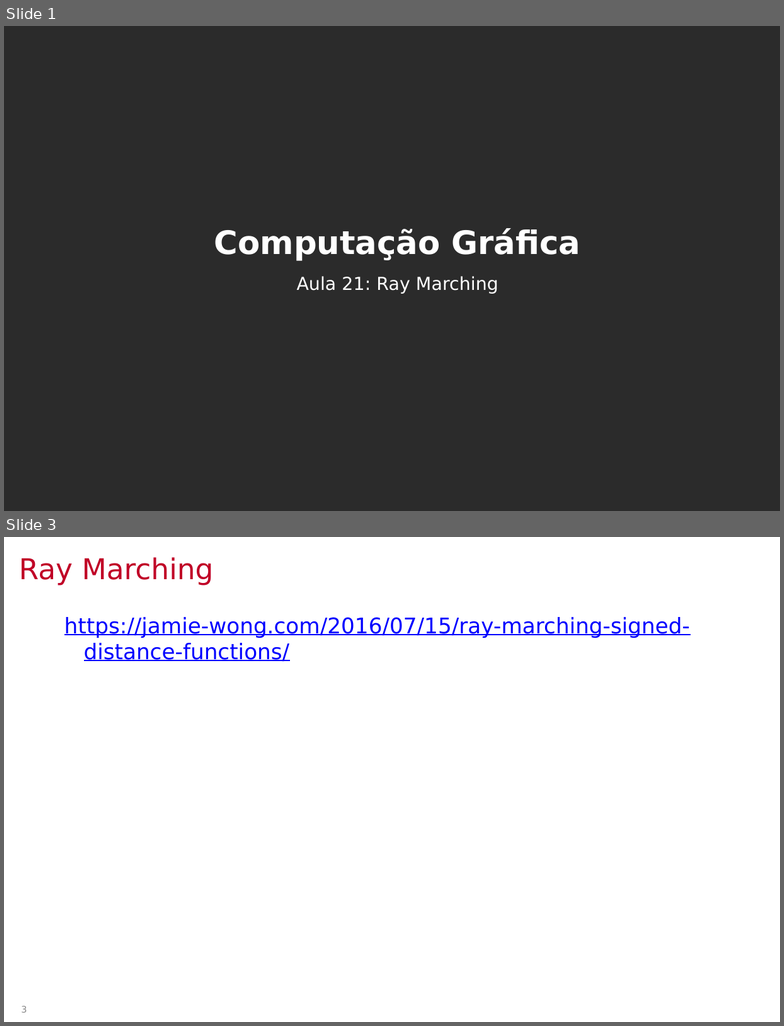
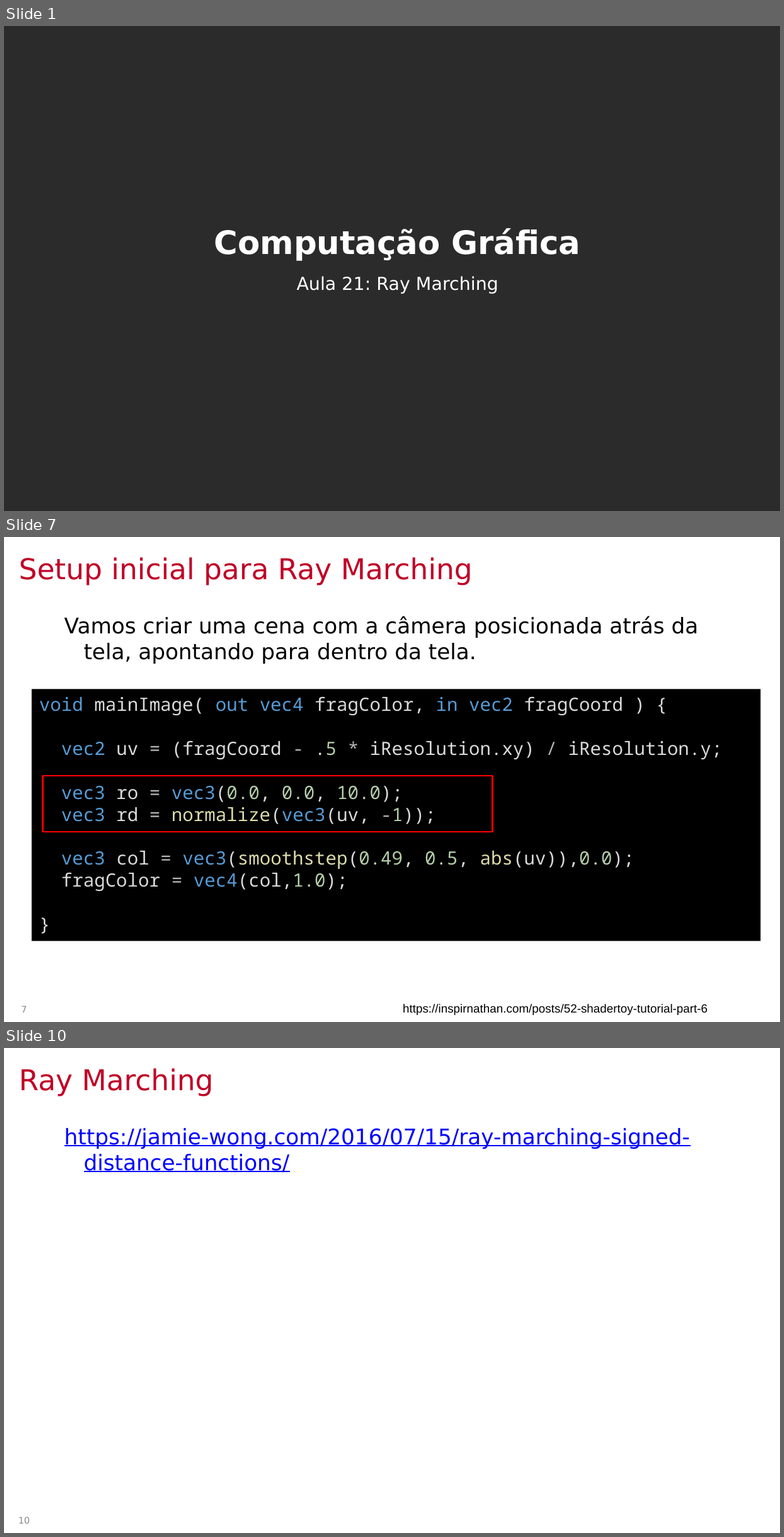
Before and after one commit to lpsoares/ComputacaoGrafica, a slide deck: aulas/22-ray_marching/aula21_ray_marching.pptx. Shown one above the other, each under a label of ours: slides 1 and 3 before the commit, slides 1, 7 and 10 after it; the slides between them are not shown. The pictures are 784x1026 and 784x1537 pixels, drawn with LibreOffice and Linux fonts; fonts in the diff are those of the drawing; background and template pictures are left out; a plain dark background stands for a picture behind light text. Boxes give left, top, right and bottom in pixels: in the first picture for what was removed or moved away, otherwise in the second. Text is boxed around its words. In the diff, an @@ line names an element or a change of style, - is before the commit and + after.

```diff
--- a/aulas/22-ray_marching/aula21_ray_marching.pptx
+++ b/aulas/22-ray_marching/aula21_ray_marching.pptx
@@ slide 7 added at box(4, 537, 780, 1022), background #FFFFFF @@
@@ title added at box(19, 557, 473, 586), 26.7 pt, text #C00026 @@
+Setup inicial para Ray Marching
@@ text added at box(64, 616, 699, 664), 20 pt, text #000000 @@
+Vamos criar uma cena com a câmera posicionada atrás da tela, apontando para dentro da tela.
@@ rectangle added at box(32, 689, 761, 941), fill #000000, 17 pt, text #DADADA @@
+void mainImage( out vec4 fragColor, in vec2 fragCoord ) {
+vec2 uv = (fragCoord - .5 * iResolution.xy) / iResolution.y;
+vec3 ro = vec3(0.0, 0.0, 10.0);
+vec3 rd = normalize(vec3(uv, -1));
+vec3 col = vec3(smoothstep(0.49, 0.5, abs(uv)),0.0);
+fragColor = vec4(col,1.0);
+}
@@ rectangle added at box(43, 776, 493, 832), outline #FF0000 1.5 pt @@
@@ page number added at box(21, 1006, 27, 1013), 8.3 pt, text #888888 @@
+7
@@ text added at box(403, 1004, 708, 1015), 11 pt, text #000000 @@
+https://inspirnathan.com/posts/52-shadertoy-tutorial-part-6
@@ what was slide 3 is now slide 10 @@
@@ page number at box(18, 1517, 30, 1524): text changed @@
-3
+10
```
Also in this commit, not shown: 1 slide changed, 6 other slides added, 1 slide removed, 6 other files.
